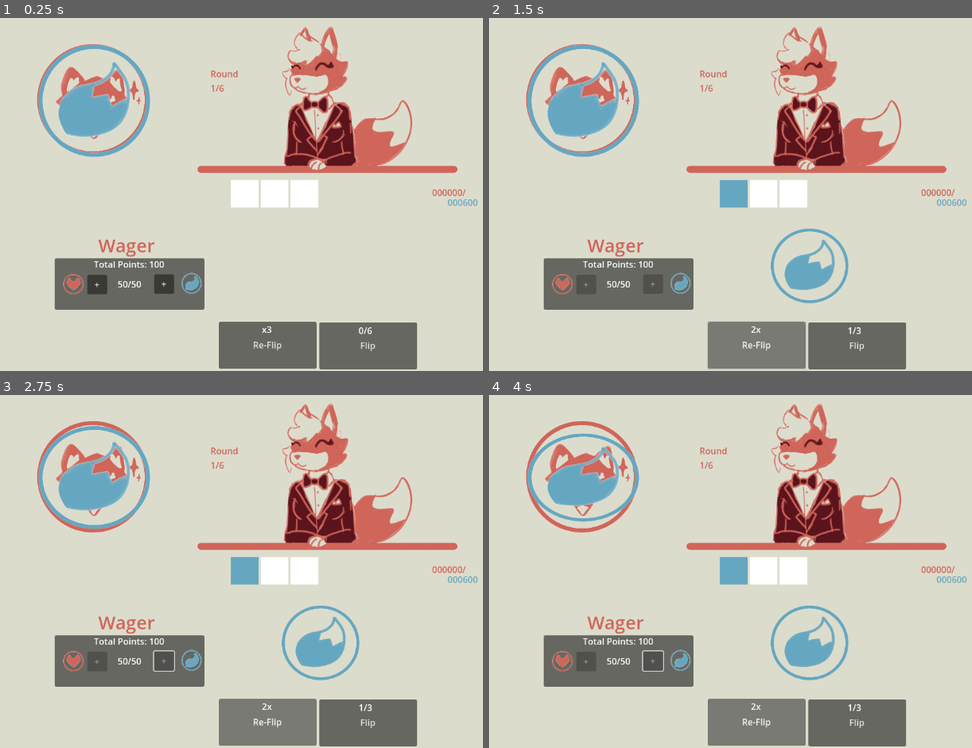
Above: before the commit, frames 1-4 (two rows, left to right).
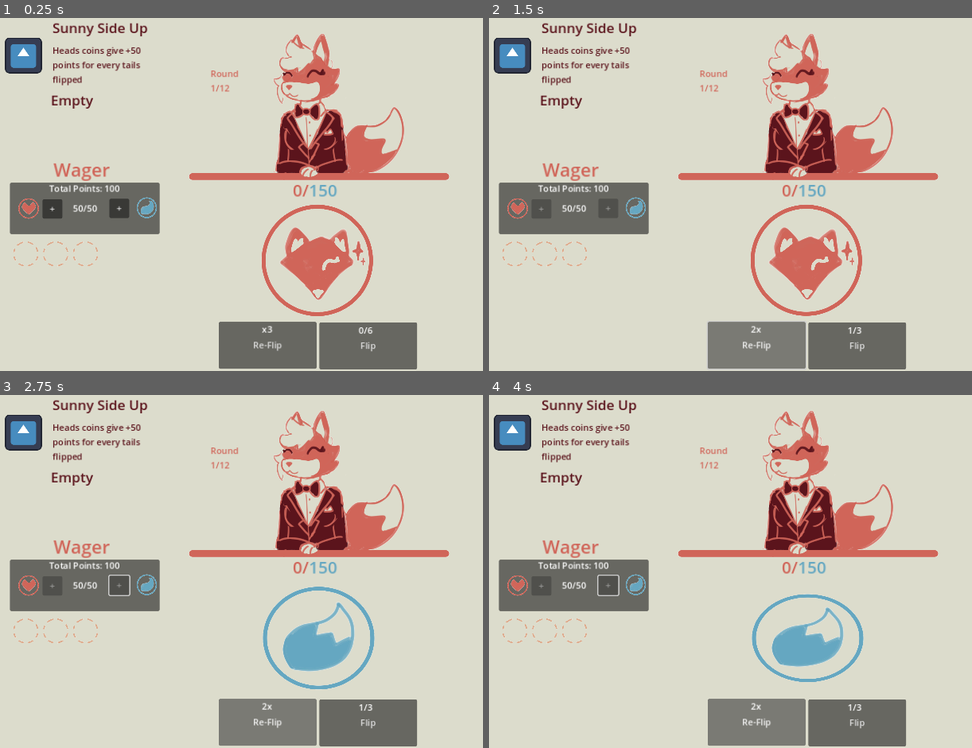
Above: after the commit, the same moments.

Repository: LeslieLlama/foxflipper
Game: Godot game, scene res://Scenes/main_game.tscn
Two runs of this game, one before a commit and one after it. Both use one fixed random seed, a clock stepped at 60 frames per second and the inputs below. The engine's default icon, where the game draws it, is replaced by a stand-in: a white triangle on a blue panel in a dark square.
Inputs:
- Up to frame 1 (0.25 s): no input
- Up to frame 2 (1.5 s): click "Flip" at 0.5 s; click "Re-Flip" at 1.25 s
- Up to frame 3 (2.75 s): tap Enter at 2 s; hold Up from 2.03 s (still down)
- Up to frame 4 (4 s): release Up at 2.78 s; hold Down 2.78-3.53 s; hold Up from 3.53 s (still down)

The runs differ from the first frame. In frame 1, 24% of the frame differs, in the area x 0-99%, y 1-95%; in frame 2, 25%; in frame 3, 24%; in frame 4, 23%.

Commit message:
Changed Coin History to use textures
Changed the coin history counter to use textures so they display as coins, and made the history trigger once the coin flipping tween has finished to add more anticipation to results

Diff:
--- a/Scenes/main_game.tscn
+++ b/Scenes/main_game.tscn
@@ -1,12 +1,13 @@
-[gd_scene load_steps=8 format=3 uid="uid://bn0o5gyjoo4un"]
-
-[ext_resource type="Texture2D" uid="uid://b251l5ytmfywh" path="res://Sprites/FoxCoinConcepts.png" id="1_ch256"]
+[gd_scene load_steps=9 format=3 uid="uid://bn0o5gyjoo4un"]
+
 [ext_resource type="Script" path="res://Scripts/main_game.gd" id="1_k015l"]
+[ext_resource type="Texture2D" uid="uid://po8fo44gcqw0" path="res://Sprites/FoxCoins_empty.png" id="2_6225m"]
 [ext_resource type="Texture2D" uid="uid://dl66pahmplk71" path="res://Sprites/FoxCoin_Dealer.png" id="2_uijv0"]
 [ext_resource type="Texture2D" uid="uid://ckhk7e4lj27yr" path="res://Sprites/FoxCoinConcepts_Heads.png" id="3_u33ss"]
 [ext_resource type="Texture2D" uid="uid://dyayargx7nk40" path="res://Sprites/FoxCoinConcepts_Tails.png" id="4_edq3u"]
 [ext_resource type="Texture2D" uid="uid://cfsfmhokr0lvf" path="res://Sprites/FoxCoins_headsSmall.png" id="4_xmn38"]
 [ext_resource type="Texture2D" uid="uid://rbhka5f6qjh5" path="res://Sprites/FoxCoins_tailsSmall.png" id="5_xrxib"]
+[ext_resource type="Texture2D" uid="uid://c1dqycrxriler" path="res://icon.svg" id="7_v46qd"]
 
 [node name="MainGame" type="Control"]
 layout_mode = 3
@@ -16,6 +17,9 @@
 grow_horizontal = 2
 grow_vertical = 2
 script = ExtResource("1_k015l")
+emptyCoinSprite = ExtResource("2_6225m")
+headsCoinSprite = ExtResource("4_xmn38")
+tailsCoinSprite = ExtResource("5_xrxib")
 
 [node name="BackgroundColour" type="ColorRect" parent="."]
 custom_minimum_size = Vector2(50, 50)
@@ -28,10 +32,19 @@
 color = Color(0.862745, 0.862745, 0.8, 1)
 
 [node name="Dealer" type="TextureRect" parent="."]
-offset_left = 357.0
-offset_top = 12.0
-offset_right = 847.0
-offset_bottom = 297.0
+layout_mode = 1
+anchors_preset = 8
+anchor_left = 0.5
+anchor_top = 0.5
+anchor_right = 0.5
+anchor_bottom = 0.5
+offset_left = -234.0
+offset_top = -299.0
+offset_right = 256.0
+offset_bottom = -14.0
+grow_horizontal = 2
+grow_vertical = 2
+pivot_offset = Vector2(245, 142.5)
 texture = ExtResource("2_uijv0")
 expand_mode = 1
 
@@ -42,10 +55,10 @@
 anchor_top = 0.5
 anchor_right = 0.5
 anchor_bottom = 0.5
-offset_left = -506.0
-offset_top = -274.0
-offset_right = -286.0
-offset_bottom = -54.0
+offset_left = -100.0
+offset_top = 17.0
+offset_right = 120.0
+offset_bottom = 237.0
 grow_horizontal = 2
 grow_vertical = 2
 pivot_offset = Vector2(110, 110)
@@ -59,29 +72,16 @@
 anchor_top = 0.5
 anchor_right = 0.5
 anchor_bottom = 0.5
-offset_left = -501.5
-offset_top = -271.5
-offset_right = -290.5
-offset_bottom = -56.5
-grow_horizontal = 2
-grow_vertical = 2
+offset_left = -95.5
+offset_top = 19.5
+offset_right = 115.5
+offset_bottom = 234.5
+grow_horizontal = 2
+grow_vertical = 2
+scale = Vector2(1, 1e-05)
 pivot_offset = Vector2(105, 105)
 texture = ExtResource("4_edq3u")
 expand_mode = 1
-
-[node name="TailsCoinSprite" type="Sprite2D" parent="."]
-position = Vector2(591.117, 458.026)
-scale = Vector2(0.34293, 0.329889)
-texture = ExtResource("1_ch256")
-region_enabled = true
-region_rect = Rect2(30.562, 34.2023, 427.722, 420.143)
-
-[node name="HeadsCoinSprite" type="Sprite2D" parent="."]
-position = Vector2(590.901, 458.42)
-scale = Vector2(0.34293, 0.329889)
-texture = ExtResource("1_ch256")
-region_enabled = true
-region_rect = Rect2(30.0001, 466, 431, 422)
 
 [node name="NextCoinButton" type="Button" parent="."]
 layout_mode = 1
@@ -134,19 +134,12 @@
 
 [node name="CoinFlipHistory" type="GridContainer" parent="."]
 clip_contents = true
-custom_minimum_size = Vector2(100, 50)
-layout_mode = 1
-anchors_preset = 8
-anchor_left = 0.5
-anchor_top = 0.5
-anchor_right = 0.5
-anchor_bottom = 0.5
-offset_left = -148.0
-offset_top = -22.0
-offset_right = 172.0
-offset_bottom = 190.0
-grow_horizontal = 2
-grow_vertical = 2
+custom_minimum_size = Vector2(50, 50)
+layout_mode = 0
+offset_left = 32.0
+offset_top = 411.0
+offset_right = 298.0
+offset_bottom = 619.0
 columns = 6
 
 [node name="CurrentRoundLabel" type="Label" parent="."]
@@ -157,35 +150,38 @@
 offset_right = 501.0
 offset_bottom = 161.0
 text = "Round
-1/6"
+1/12"
 
 [node name="RoundScoreLabel" type="Label" parent="."]
 modulate = Color(0.815686, 0.396078, 0.34902, 1)
 layout_mode = 0
-offset_left = 792.0
-offset_top = 313.0
-offset_right = 902.0
-offset_bottom = 376.0
-text = "000000/"
+offset_left = 455.0
+offset_top = 299.0
+offset_right = 569.0
+offset_bottom = 362.0
+theme_override_font_sizes/font_size = 30
+text = "0/"
+horizontal_alignment = 2
 
 [node name="RequiredScoreLabel" type="Label" parent="."]
 modulate = Color(0.396078, 0.654902, 0.756863, 1)
 layout_mode = 0
-offset_left = 820.0
-offset_top = 331.0
-offset_right = 930.0
-offset_bottom = 394.0
-text = "000600"
+offset_left = 569.0
+offset_top = 299.0
+offset_right = 679.0
+offset_bottom = 362.0
+theme_override_font_sizes/font_size = 30
+text = "0"
 
 [node name="CoinBetting" type="Panel" parent="."]
 layout_mode = 1
 anchors_preset = 4
 anchor_top = 0.5
 anchor_bottom = 0.5
-offset_left = 109.0
-offset_top = 120.0
-offset_right = 380.0
-offset_bottom = 213.0
+offset_left = 28.0
+offset_top = -17.0
+offset_right = 299.0
+offset_bottom = 76.0
 grow_vertical = 2
 
 [node name="Title" type="Label" parent="CoinBetting"]
@@ -638,6 +634,100 @@
 grow_horizontal = 2
 grow_vertical = 0
 text = "Try Again? "
+
+[node name="Item1" type="Control" parent="."]
+anchors_preset = 0
+offset_left = 19.0
+offset_top = 7.0
+offset_right = 296.0
+offset_bottom = 146.0
+
+[node name="TextureRect" type="TextureRect" parent="Item1"]
+layout_mode = 1
+anchors_preset = 4
+anchor_top = 0.5
+anchor_bottom = 0.5
+offset_top = -32.5
+offset_right = 67.0
+offset_bottom = 32.5
+grow_vertical = 2
+texture = ExtResource("7_v46qd")
+expand_mode = 1
+
+[node name="Item Title" type="Label" parent="Item1"]
+modulate = Color(0.356863, 0.0784314, 0.109804, 1)
+layout_mode = 1
+anchors_preset = 1
+anchor_left = 1.0
+anchor_right = 1.0
+offset_left = -191.0
+offset_bottom = 38.0
+grow_horizontal = 0
+theme_override_font_sizes/font_size = 25
+text = "Sunny Side Up"
+vertical_alignment = 1
+
+[node name="Item Description" type="Label" parent="Item1"]
+modulate = Color(0.356863, 0.0784314, 0.109804, 1)
+layout_mode = 1
+anchors_preset = 3
+anchor_left = 1.0
+anchor_top = 1.0
+anchor_right = 1.0
+anchor_bottom = 1.0
+offset_left = -191.0
+offset_top = -90.0
+grow_horizontal = 0
+grow_vertical = 0
+text = "Heads coins give +50 points for every tails flipped"
+autowrap_mode = 3
+
+[node name="Item2" type="Control" parent="."]
+anchors_preset = 0
+offset_left = 16.0
+offset_top = 138.0
+offset_right = 293.0
+offset_bottom = 277.0
+
+[node name="TextureRect" type="TextureRect" parent="Item2"]
+visible = false
+layout_mode = 1
+anchors_preset = 4
+anchor_top = 0.5
+anchor_bottom = 0.5
+offset_top = -32.5
+offset_right = 67.0
+offset_bottom = 32.5
+grow_vertical = 2
+texture = ExtResource("7_v46qd")
+expand_mode = 1
+
+[node name="Item Title" type="Label" parent="Item2"]
+modulate = Color(0.356863, 0.0784314, 0.109804, 1)
+layout_mode = 1
+anchors_preset = 1
+anchor_left = 1.0
+anchor_right = 1.0
+offset_left = -191.0
+offset_bottom = 38.0
+grow_horizontal = 0
+theme_override_font_sizes/font_size = 25
+text = "Empty"
+vertical_alignment = 1
+
+[node name="Item Description" type="Label" parent="Item2"]
+modulate = Color(0.356863, 0.0784314, 0.109804, 1)
+layout_mode = 1
+anchors_preset = 3
+anchor_left = 1.0
+anchor_top = 1.0
+anchor_right = 1.0
+anchor_bottom = 1.0
+offset_left = -191.0
+offset_top = -90.0
+grow_horizontal = 0
+grow_vertical = 0
+autowrap_mode = 3
 
 [connection signal="button_up" from="NextCoinButton" to="." method="_on_next_coin_button_button_up"]
 [connection signal="button_up" from="ReDoCoinButton" to="." method="_on_re_do_coin_button_button_up"]
--- a/Scripts/main_game.gd
+++ b/Scripts/main_game.gd
@@ -12,7 +12,7 @@
 var currentScore = 0
 
 var RoundNumber = 1
-var RequiredScore = [150,300,600,1200,1210,1220,1230,1240,28000]
+var RequiredScore = [150,300,600,1200,2400,4800,9600,12000,14000,19200,28000]
 
 var CoinHistory = []
 var CoinHistorySprites = []
@@ -29,13 +29,15 @@
 @onready var NextCoinButton = $NextCoinButton
 @onready var ReDoCoinButton = $ReDoCoinButton
 
+@export var emptyCoinSprite : Texture2D
+@export var headsCoinSprite : Texture2D
+@export var tailsCoinSprite : Texture2D
+
 # Called when the node enters the scene tree for the first time.
 func _ready() -> void:
-	$HeadsCoinSprite.hide()
-	$TailsCoinSprite.hide()
 	for i in 3:
 		_add_coin()
-	#CoinHistorySprites = CoinHistoryNode.get_children()
+	$RequiredScoreLabel.text = str(RequiredScore[0])
 
 func _process(delta: float) -> void:
 	if Input.is_key_pressed(KEY_UP):
@@ -74,6 +76,7 @@
 	else:
 		tween.tween_property($CoinHeadsSide, "scale", Vector2(1,0), 0.2).set_trans(Tween.TRANS_QUINT)
 		tween.tween_property($CoinTailsSide, "scale", Vector2(1,1), 0.2).set_trans(Tween.TRANS_QUINT)
+	tween.tween_callback(coin_history_display_update)
 
 func _on_re_do_coin_button_button_up() -> void:
 	if reflipCount >= 1:
@@ -81,33 +84,28 @@
 
 
 func flip_coin(is_reflip : bool):
+	if is_reflip == true && reflipCount > 0:
+		CoinHistory.pop_back()
+		reflipCount -= 1
+		coinCount -= 1
+
 	var flip_value = rng.randi_range(0, 1)
 	if flip_value == 1:
-		$HeadsCoinSprite.show()
-		$TailsCoinSprite.hide()
-		if is_reflip == true && reflipCount > 0:
-			CoinHistory.pop_back()
-			CoinHistory.append(1)
-			reflipCount -= 1
-		else:
-			CoinHistory.append(1)
-			coinCount += 1
-	else:
-		$HeadsCoinSprite.hide()
-		$TailsCoinSprite.show()
-		if is_reflip == true && reflipCount > 0:
-			CoinHistory.pop_back()
-			CoinHistory.append(0)
-			reflipCount -= 1
-		else:
-			CoinHistory.append(0)
-			coinCount += 1
+		_coin_flip_animation(true)
+		CoinHistory.append(1)
+		coinCount += 1
+	else:
+		_coin_flip_animation(false)
+		CoinHistory.append(0)
+		coinCount += 1
 	if reflipCount == 0:
 		ReDoCoinButton.disabled = true
+	if coinCount == 1:
+		ReDoCoinButton.disabled = false
+	#update the UI
 	$ReDoCoinButton/ReflipAmmount.text = str(reflipCount,"x")
 	$NextCoinButton/CoinAmmount.text = str(coinCount,"/",maxCoinCount)
 	print(CoinHistory)
-	coin_history_display_update()
 	if coinCount == maxCoinCount: $NextCoinButton.text = "Score Coins"
 	if coinCount > 0:
 		$CoinBetting/AddTails.disabled = true
@@ -116,9 +114,9 @@
 func coin_history_display_update():
 	for c in CoinHistory:
 		if c == 1:
-			CoinHistorySprites[coinCount-1].color = Color("D06559")
+			CoinHistorySprites[coinCount-1].texture = headsCoinSprite
 		else:
-			CoinHistorySprites[coinCount-1].color = Color("65A7C1")
+			CoinHistorySprites[coinCount-1].texture = tailsCoinSprite
 
 func coin_pattern_searcher():
 	var runCount = 1
@@ -147,7 +145,7 @@
 	else:
 		print("Game Over!")
 		game_over()
-	$RoundScoreLabel.text = str(currentScore)
+	$RoundScoreLabel.text = str(currentScore,"/")
 
 
 func game_over():
@@ -158,7 +156,7 @@
 	reset_game()
 
 func reset_game():
-	reset_table()
+
 	RoundNumber = 1
 	maxReflipCount = 3
 	maxCoinCount = 0
@@ -174,21 +172,22 @@
 	headsValue = 50
 	tailsValue = 50
 	totalValue = 100
+	reset_table()
 
 func reset_table():
 	currentScore = 0
 	CoinHistory.clear()
 	for c in CoinHistorySprites:
-		c.color = Color.WHITE
+		c.texture = emptyCoinSprite
 	coinCount = 0
 	reflipCount = maxReflipCount
 	$CurrentRoundLabel.text = str("Round","\n",RoundNumber,"/12")
 	$RequiredScoreLabel.text = str(RequiredScore[RoundNumber-1])
-	$RoundScoreLabel.text = str(currentScore)
+	$RoundScoreLabel.text = str(currentScore,"/")
 	$ReDoCoinButton/ReflipAmmount.text = str(reflipCount,"x")
+	ReDoCoinButton.disabled = true
 	$NextCoinButton/CoinAmmount.text = str(coinCount,"/",maxCoinCount)
 	$NextCoinButton.text = "Flip"
-	ReDoCoinButton.disabled = false
 	$CoinBetting/AddTails.disabled = false
 	$CoinBetting/AddHeads.disabled = false
 	$ShopPanel.hide()
@@ -217,13 +216,20 @@
 
 func _add_coin():
 	maxCoinCount += 1
-	var child_node = ColorRect.new()
+	#var child_node = ColorRect.new()
+	var child_node = TextureRect.new()
+	child_node.texture = emptyCoinSprite
 	child_node.custom_minimum_size = Vector2(50,50)
+	child_node.expand_mode = TextureRect.EXPAND_FIT_WIDTH
+	child_node.stretch_mode = TextureRect.STRETCH_SCALE
 	CoinHistoryNode.add_child(child_node)
 	CoinHistorySprites = CoinHistoryNode.get_children()
 
+
+
 func _add_reflips():
 	maxReflipCount += 1
+	$ReDoCoinButton/ReflipAmmount.text = str("x",maxReflipCount)
 func _add_points():
 	totalValue += 50
 	if headsValue > tailsValue:
--- a/project.godot
+++ b/project.godot
@@ -17,7 +17,7 @@
 
 [display]
 
-window/stretch/mode="viewport"
+window/stretch/mode="canvas_items"
 window/stretch/aspect="expand"
 
 [rendering]
